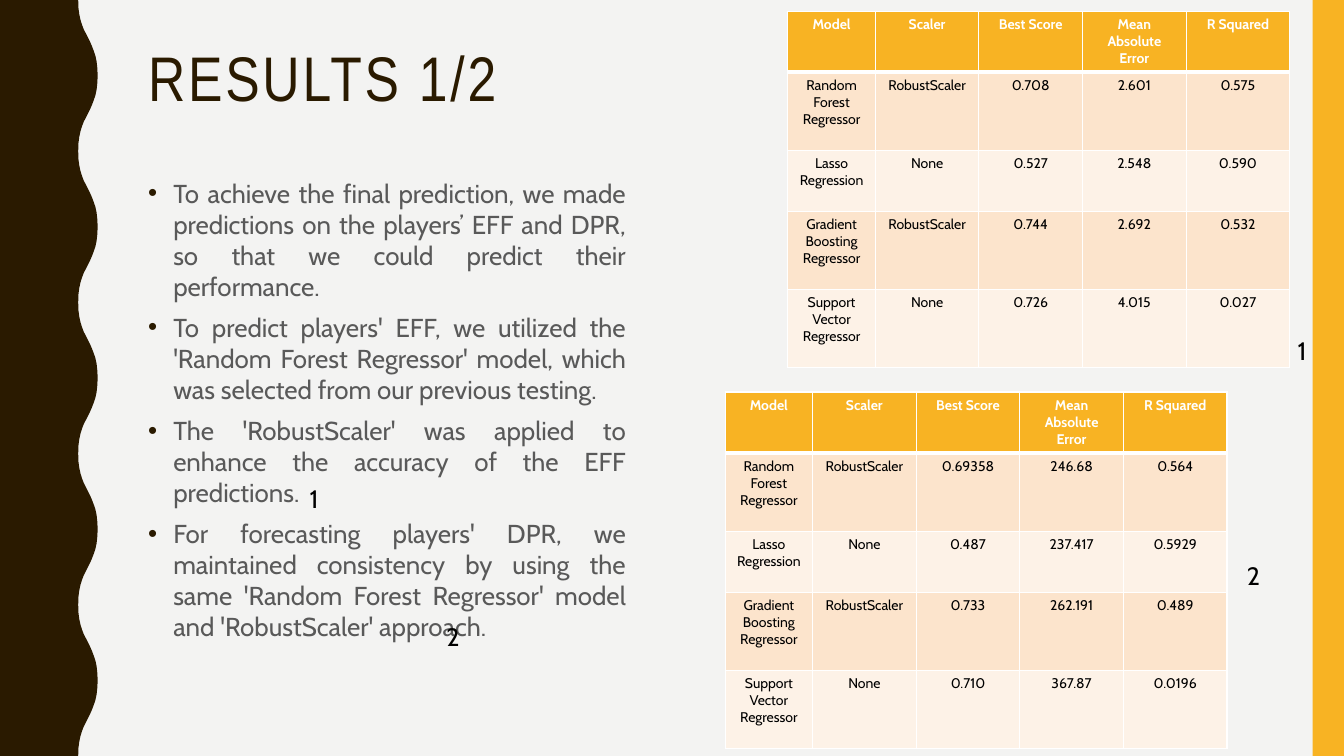
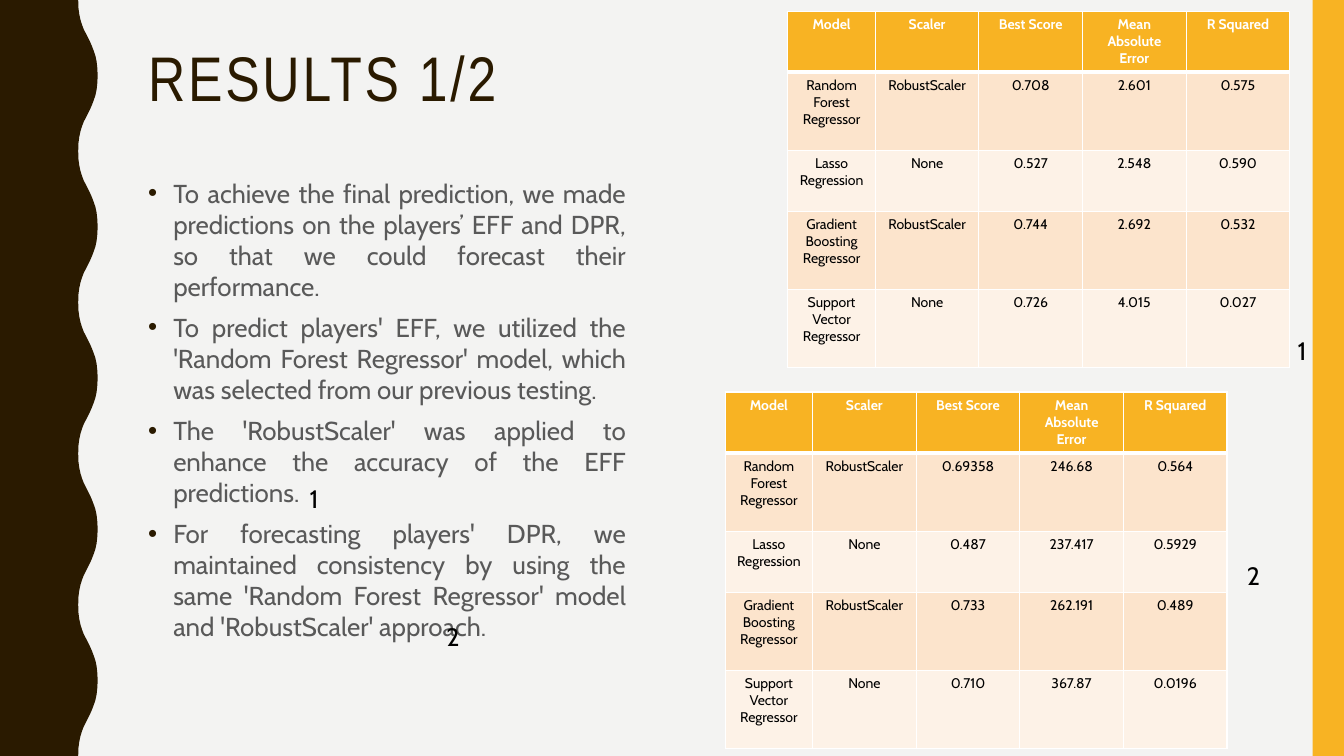
Before and after one commit to afs202005277/AC, a slide deck: slide 11 of ppt projeto.pptx. Drawn at 1344x756 pixels with LibreOffice and Linux fonts; fonts in the diff are those of the drawing. Boxes give left, top, right and bottom in pixels: in the first picture for what was removed or moved away, otherwise in the second. Text is boxed around its words. In the diff, an @@ line names an element or a change of style, - is before the commit and + after.

```diff
--- a/ppt projeto.pptx
+++ b/ppt projeto.pptx
@@ text at (x1=173, y1=183, x2=626, y2=301): text changed @@
-• To achieve the final prediction, we made predictions on the players’ EFF and DPR, so that we could predict their performance.
+• To achieve the final prediction, we made predictions on the players’ EFF and DPR, so that we could forecast their performance.
```
Also in this commit, not shown: 4 other slides changed, 1 other file.
